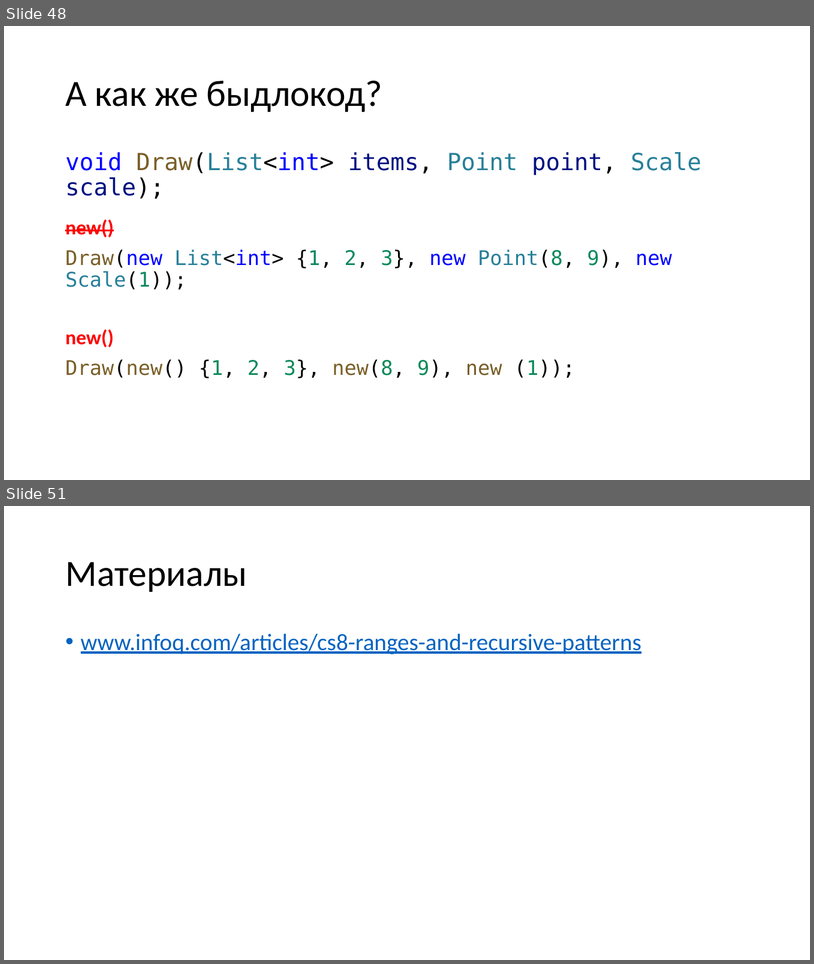
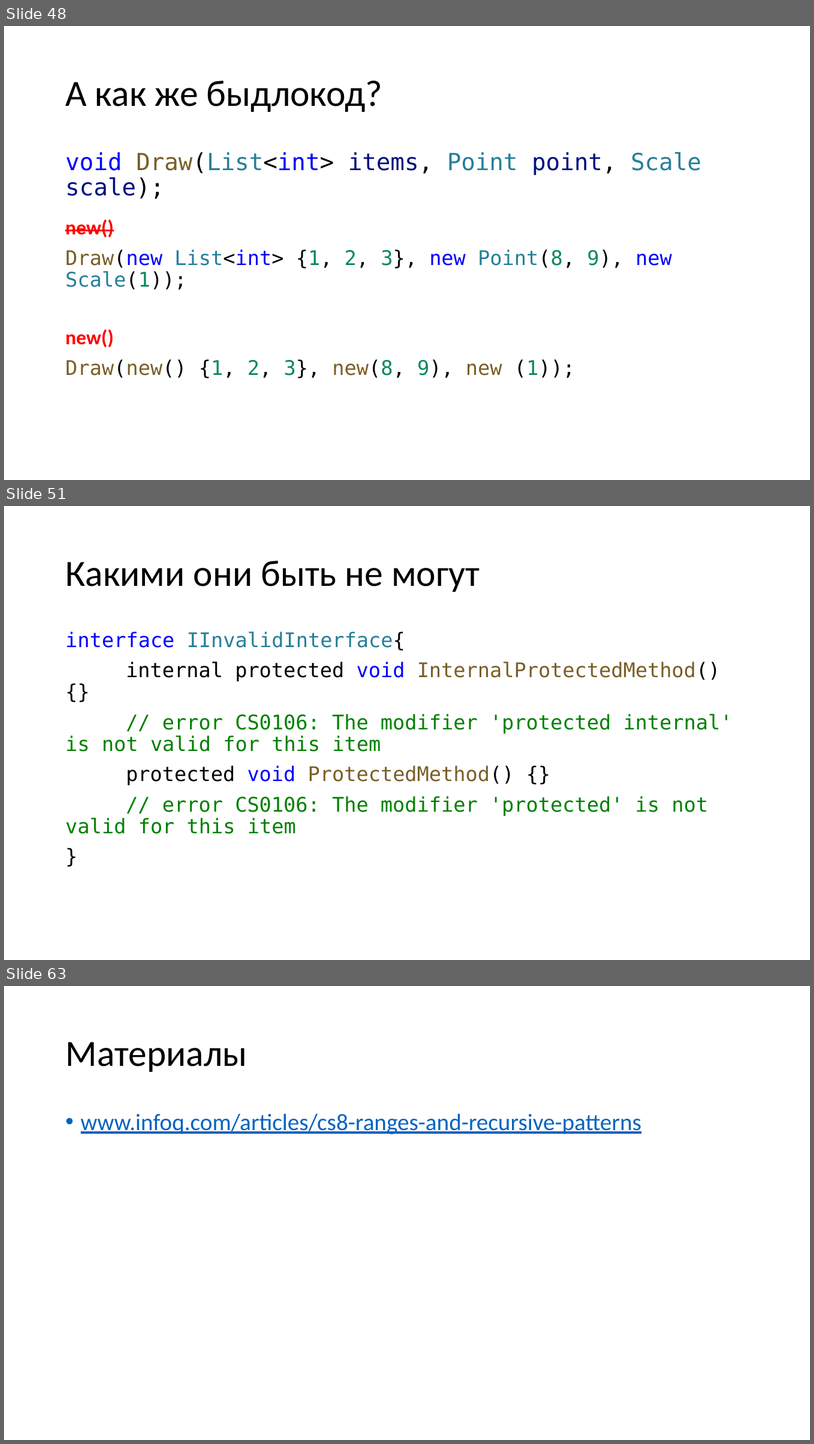
Before and after one commit to kugushev/presentations, a slide deck: Presentation.pptx. Shown one above the other, each under a label of ours: slides 48 and 51 before the commit, slides 48, 51 and 63 after it; the slides between them are not shown. The pictures are 814x964 and 814x1444 pixels, drawn with LibreOffice and Linux fonts; fonts in the diff are those of the drawing. Boxes give left, top, right and bottom in pixels: in the first picture for what was removed or moved away, otherwise in the second. Text is boxed around its words. In the diff, an @@ line names an element or a change of style, - is before the commit and + after.

Commit message:
add default interface methods

```diff
--- a/Presentation.pptx
+++ b/Presentation.pptx
@@ slide 51 added at bbox=[4, 506, 810, 960], background #FFFFFF @@
@@ title added at bbox=[65, 561, 480, 592], 44 pt, text #000000 @@
+Какими они быть не могут
@@ text added at bbox=[65, 631, 733, 834], 24 pt, text #008000 @@
+interface IInvalidInterface{
+internal protected void InternalProtectedMethod() {}
+// error CS0106: The modifier 'protected internal' is not valid for this item
+protected void ProtectedMethod() {}
+// error CS0106: The modifier 'protected' is not valid for this item
+}
@@ what was slide 51 is now slide 63 @@
```
Also in this commit, not shown: 1 slide changed, 11 other slides added, 2 other files.
